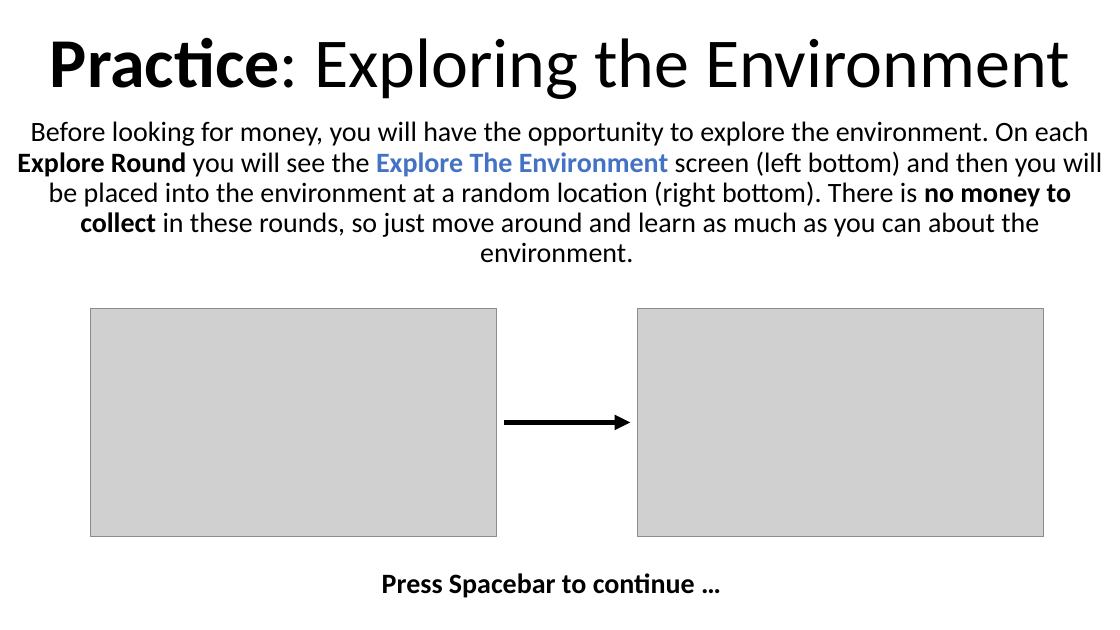
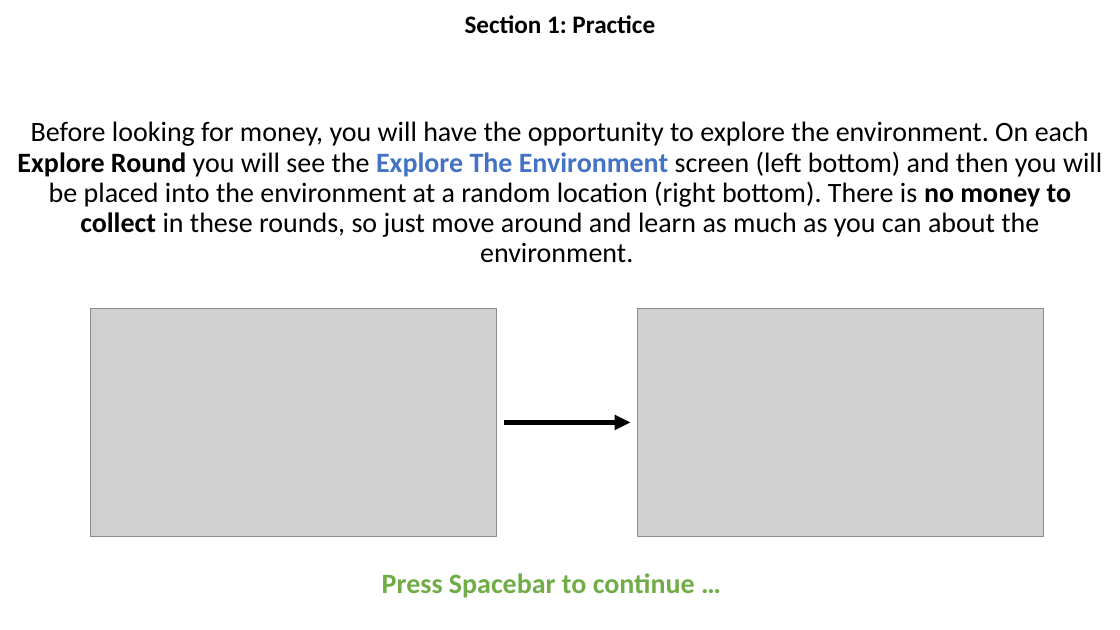
Before and after one commit to kbnealy/OpenMaze, a slide deck: slide 4 of Assets/StreamingAssets/2D_Objects/Practice/Practice_online_final.pptx. Drawn at 1120x630 pixels with LibreOffice and Linux fonts; fonts in the diff are those of the drawing; grey boxes stand for pictures. Boxes give left, top, right and bottom in pixels: in the first picture for what was removed or moved away, otherwise in the second. Text is boxed around its words. In the diff, an @@ line names an element or a change of style, - is before the commit and + after.

```diff
--- a/Assets/StreamingAssets/2D_Objects/Practice/Practice_online_final.pptx
+++ b/Assets/StreamingAssets/2D_Objects/Practice/Practice_online_final.pptx
@@ title at (x1=465, y1=15, x2=655, y2=34): text changed; size 60 to 21.6 pt; bold on @@
-Practice: Exploring the Environment
+Section 1: Practice
@@ text "Press Spacebar to continue …" at (x1=382, y1=573, x2=695, y2=598): text colour #000000 to #70AD47 @@
```
Also in this commit, not shown: 11 other slides changed, 30 other files.
